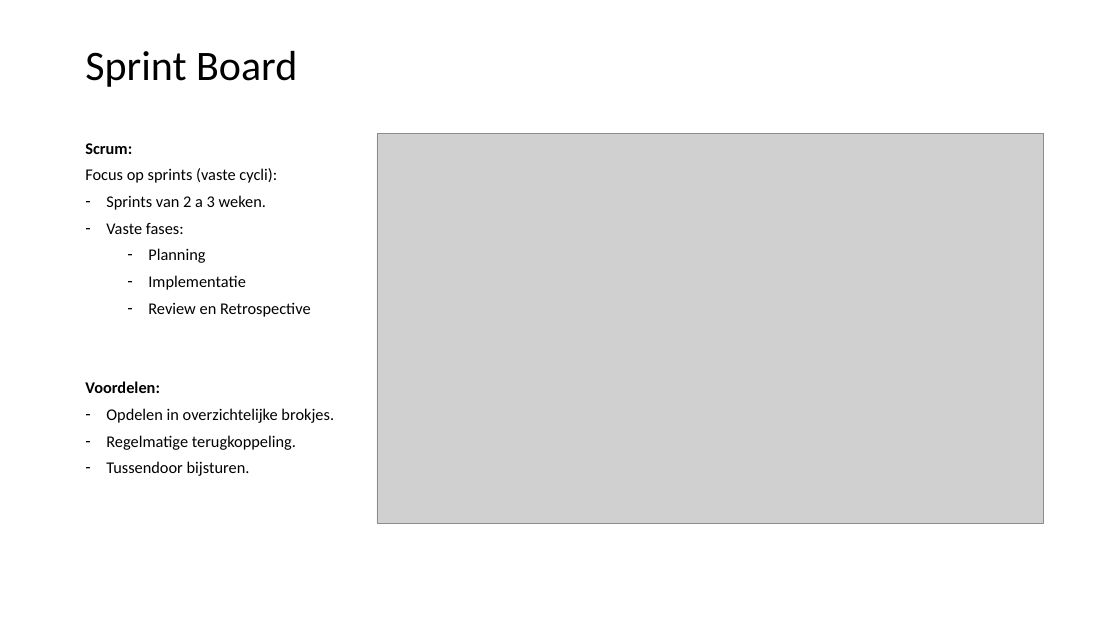
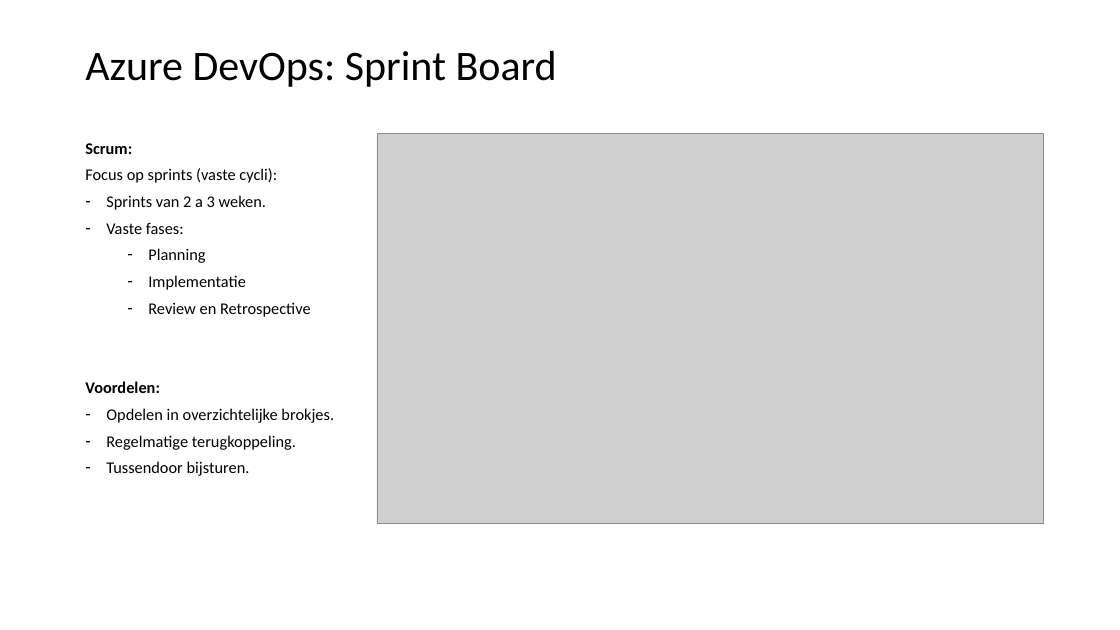
Before and after one commit to LFKoning/knowledge-sharing, a slide deck: slide 58 of git_course/2_collaboration/git_collaboration.pptx (slide 54 before the commit). Drawn at 1120x630 pixels with LibreOffice and Linux fonts; fonts in the diff are those of the drawing; grey boxes stand for pictures. Boxes give left, top, right and bottom in pixels: in the first picture for what was removed or moved away, otherwise in the second. Text is boxed around its words. In the diff, an @@ line names an element or a change of style, - is before the commit and + after.

```diff
--- a/git_course/2_collaboration/git_collaboration.pptx
+++ b/git_course/2_collaboration/git_collaboration.pptx
@@ title at (85, 51, 557, 87): text changed @@
-Sprint Board
+Azure DevOps: Sprint Board
```
Also in this commit, not shown: 7 other slides changed, 1 slide removed.
